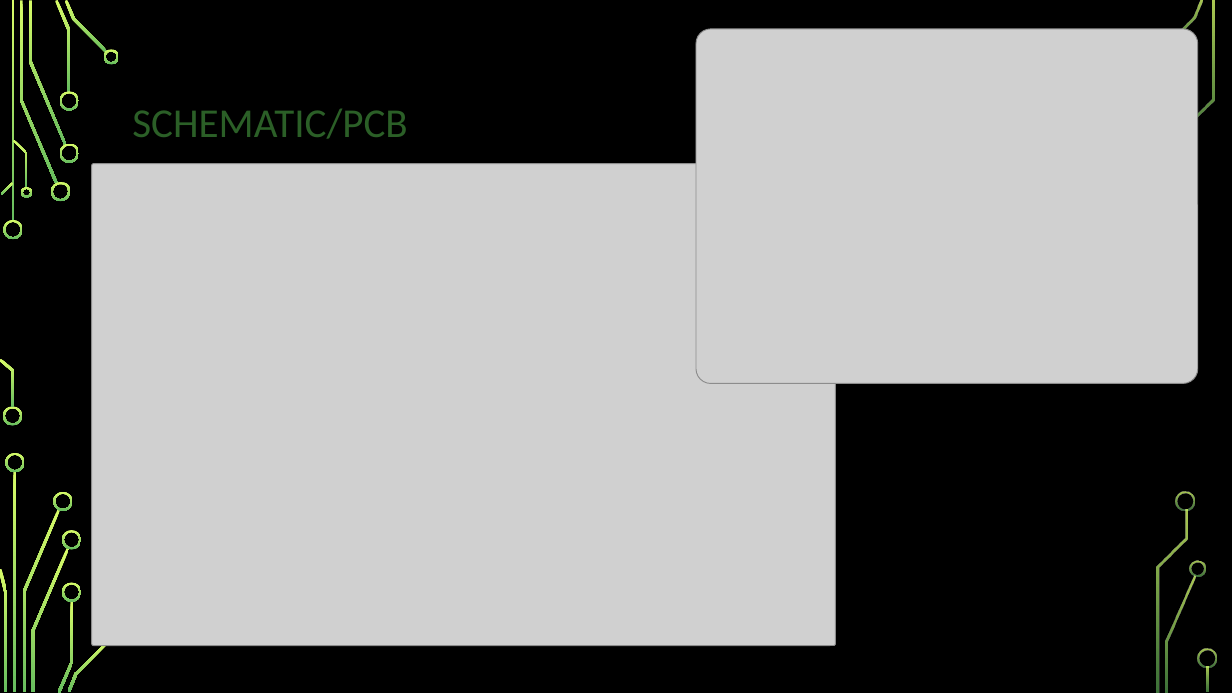
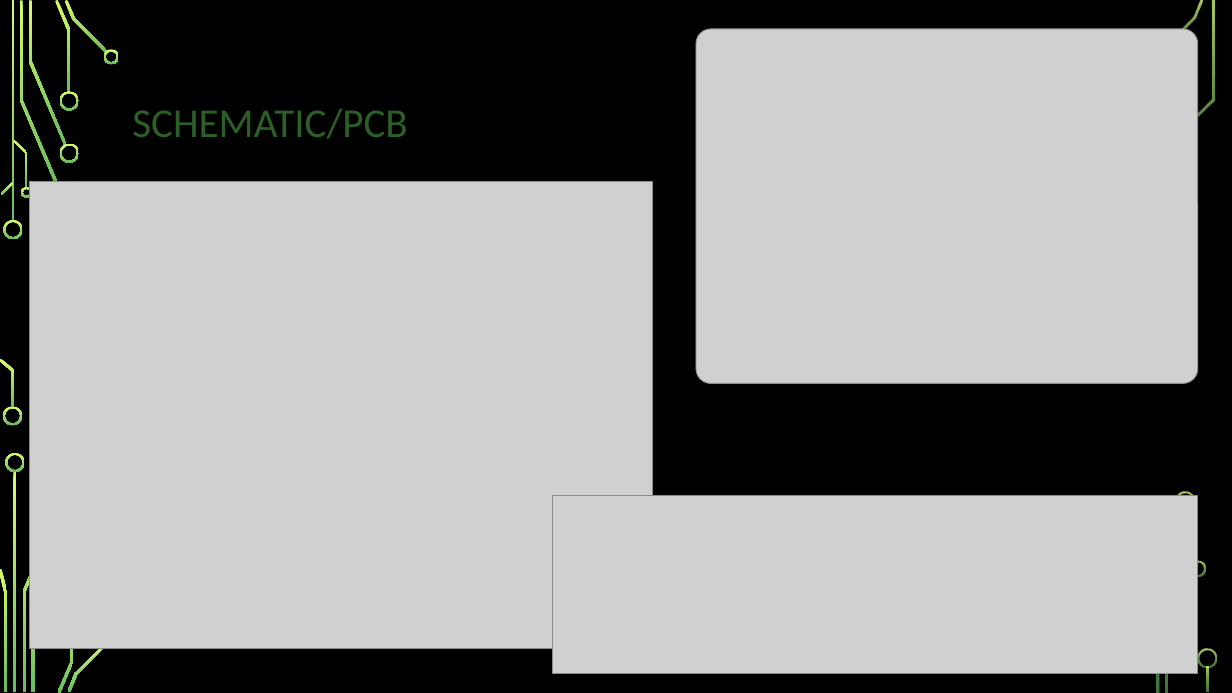
Before and after one commit to djklup/SignalSenders, a slide deck: slide 12 of Project Details/IR Presentation 2.pptx. Drawn at 1232x693 pixels with LibreOffice and Linux fonts; fonts in the diff are those of the drawing; grey boxes stand for pictures; background and template pictures are left out. Boxes give left, top, right and bottom in pixels: in the first picture for what was removed or moved away, otherwise in the second. Text is boxed around its words. In the diff, an @@ line names an element or a change of style, - is before the commit and + after.

Commit message:
add schematic to powerpoint

```diff
--- a/Project Details/IR Presentation 2.pptx
+++ b/Project Details/IR Presentation 2.pptx
@@ picture: place and size @@
-picture at [91,164,836,646]
+picture at [30,181,652,648]
@@ freeform shape removed at [54,492,73,511] @@
@@ picture added at [553,496,1199,674] @@
@@ freeform shape removed at [62,531,81,550] @@
@@ freeform shape removed at [62,582,81,602] @@
```
